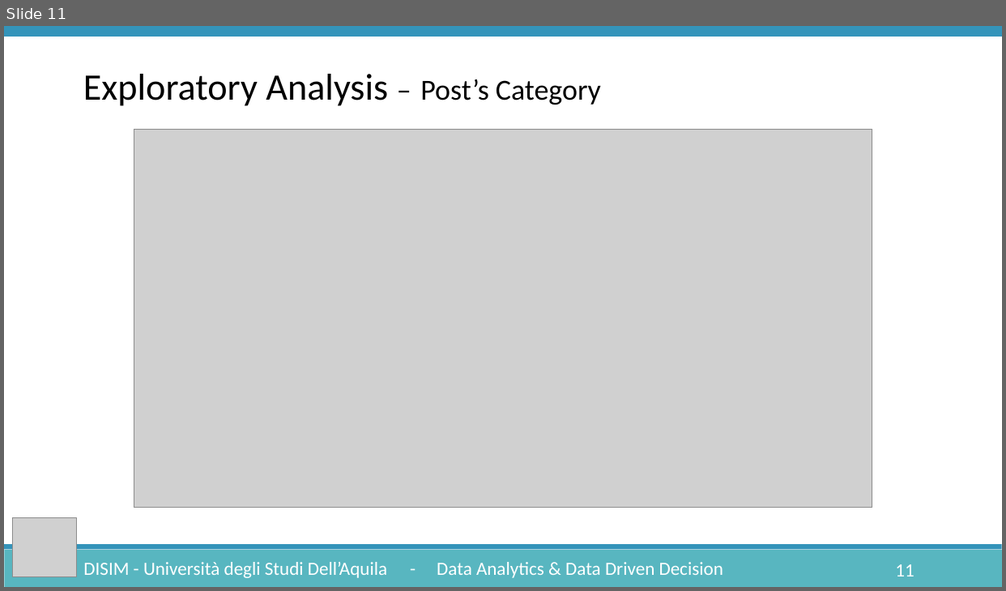
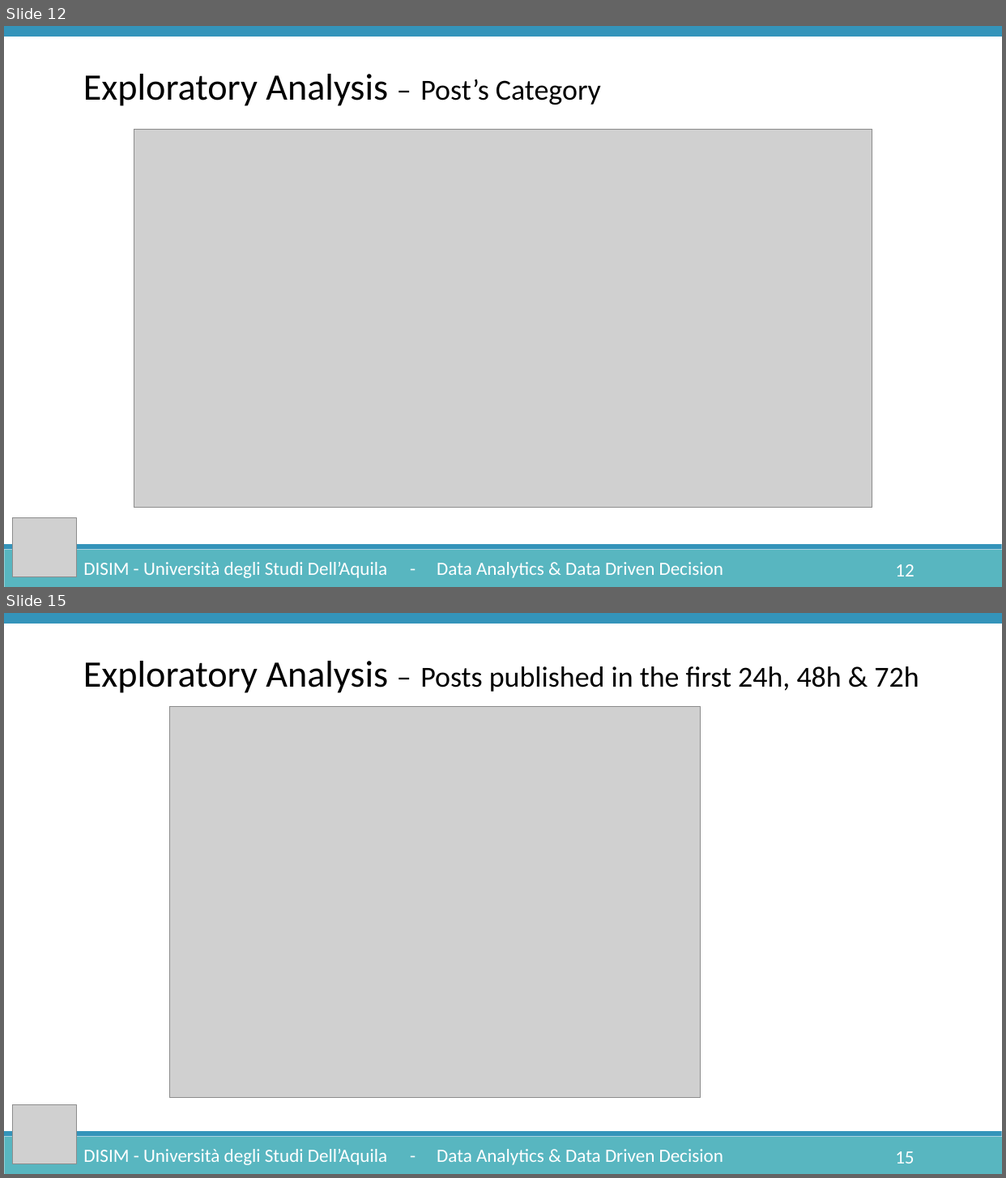
Before and after one commit to Lucgril/Data_Analytics, a slide deck: Documentation/DataAnalytics.pptx. Shown one above the other, each under a label of ours: slide 11 before the commit, slides 12 and 15 after it; the slides between them are not shown. The pictures are 1006x591 and 1006x1178 pixels, drawn with LibreOffice and Linux fonts; fonts in the diff are those of the drawing; grey boxes stand for pictures. Boxes give left, top, right and bottom in pixels: in the first picture for what was removed or moved away, otherwise in the second. Text is boxed around its words. In the diff, an @@ line names an element or a change of style, - is before the commit and + after.

```diff
--- a/Documentation/DataAnalytics.pptx
+++ b/Documentation/DataAnalytics.pptx
@@ slide 15 added at bbox=[4, 613, 1002, 1174], background #FFFFFF; not listed: 2 template elements that a slide beside it also shows @@
@@ rectangle added at bbox=[4, 613, 1002, 624], fill #3494BA @@
@@ text added at bbox=[83, 661, 918, 693], 28 pt, text #000000 @@
+Exploratory Analysis – Posts published in the first 24h, 48h & 72h
@@ picture added at bbox=[169, 707, 700, 1098] @@
@@ picture added at bbox=[13, 1105, 77, 1165] @@
@@ text added at bbox=[83, 1149, 387, 1165], 18 pt, text #FFFFFF @@
+DISIM - Università degli Studi Dell’Aquila
@@ text added at bbox=[437, 1149, 723, 1165], 18 pt, text #FFFFFF @@
+- Data Analytics & Data Driven Decision
@@ page number added at bbox=[895, 1152, 914, 1164], 18 pt, text #FFFFFF @@
+15
@@ what was slide 11 is now slide 12 @@
@@ page number at bbox=[895, 565, 914, 577]: text changed @@
-11
+12
```
Also in this commit, not shown: 11 slides changed, 4 other slides added, 1 slide removed.
